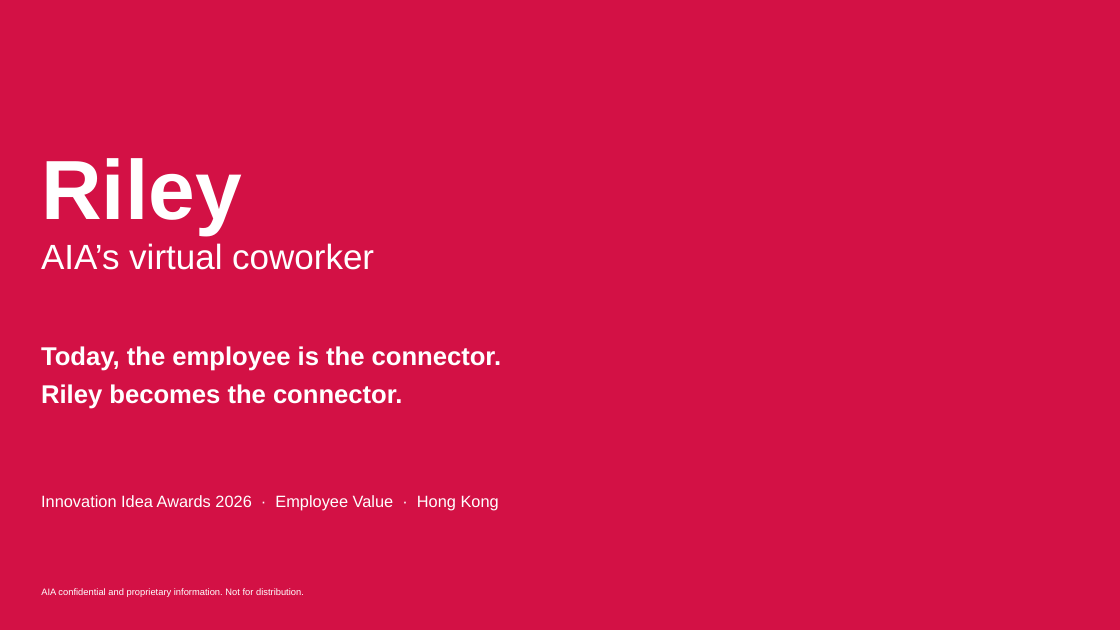
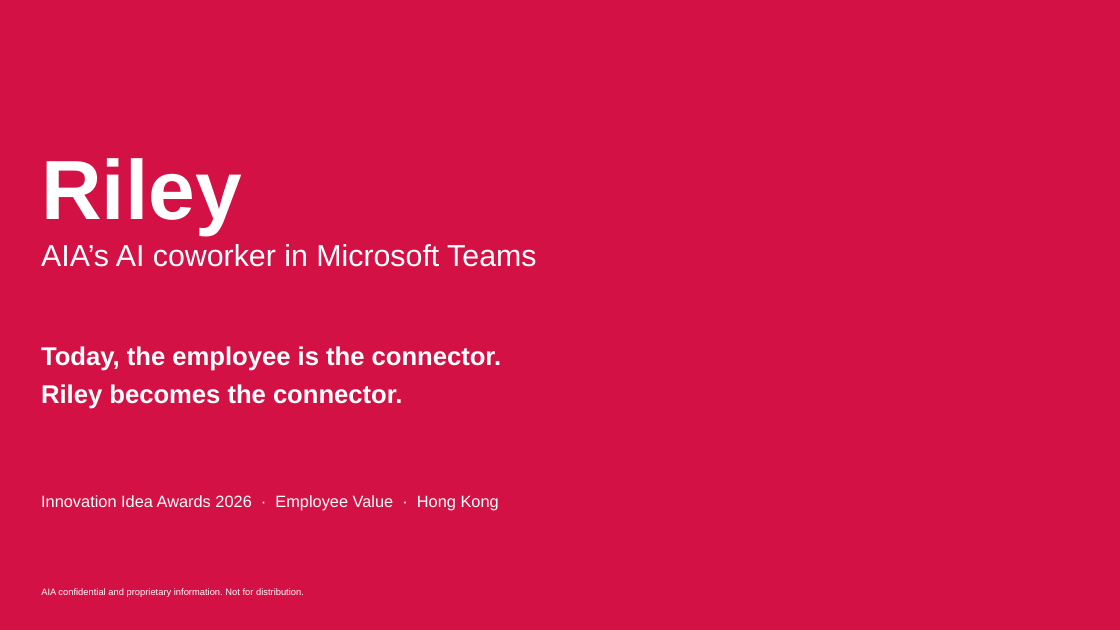
Before and after one commit to harrysokool/playground, a slide deck: slide 1 of ppt/group_inno_award/Riley_Submission_Deck_Opus.pptx. Drawn at 1120x630 pixels with LibreOffice and Linux fonts; fonts in the diff are those of the drawing; background and template pictures are left out. Boxes give left, top, right and bottom in pixels: in the first picture for what was removed or moved away, otherwise in the second. Text is boxed around its words. In the diff, an @@ line names an element or a change of style, - is before the commit and + after.

```diff
--- a/ppt/group_inno_award/Riley_Submission_Deck_Opus.pptx
+++ b/ppt/group_inno_award/Riley_Submission_Deck_Opus.pptx
@@ text at (x1=41, y1=244, x2=536, y2=267): text changed; size 30 to 26 pt @@
-AIA’s virtual coworker
+AIA’s AI coworker in Microsoft Teams
```
Also in this commit, not shown: 7 other slides changed.
